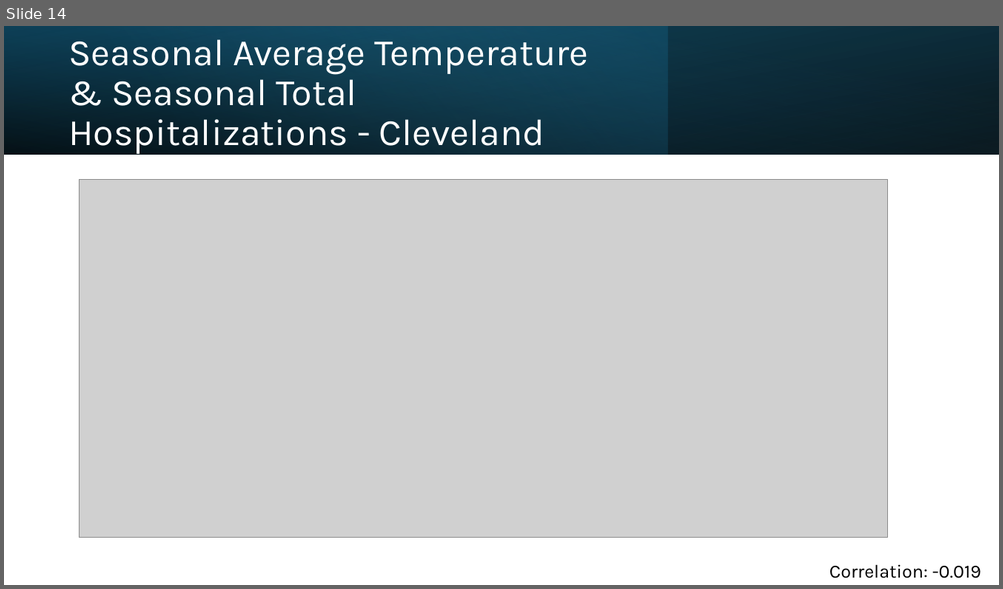
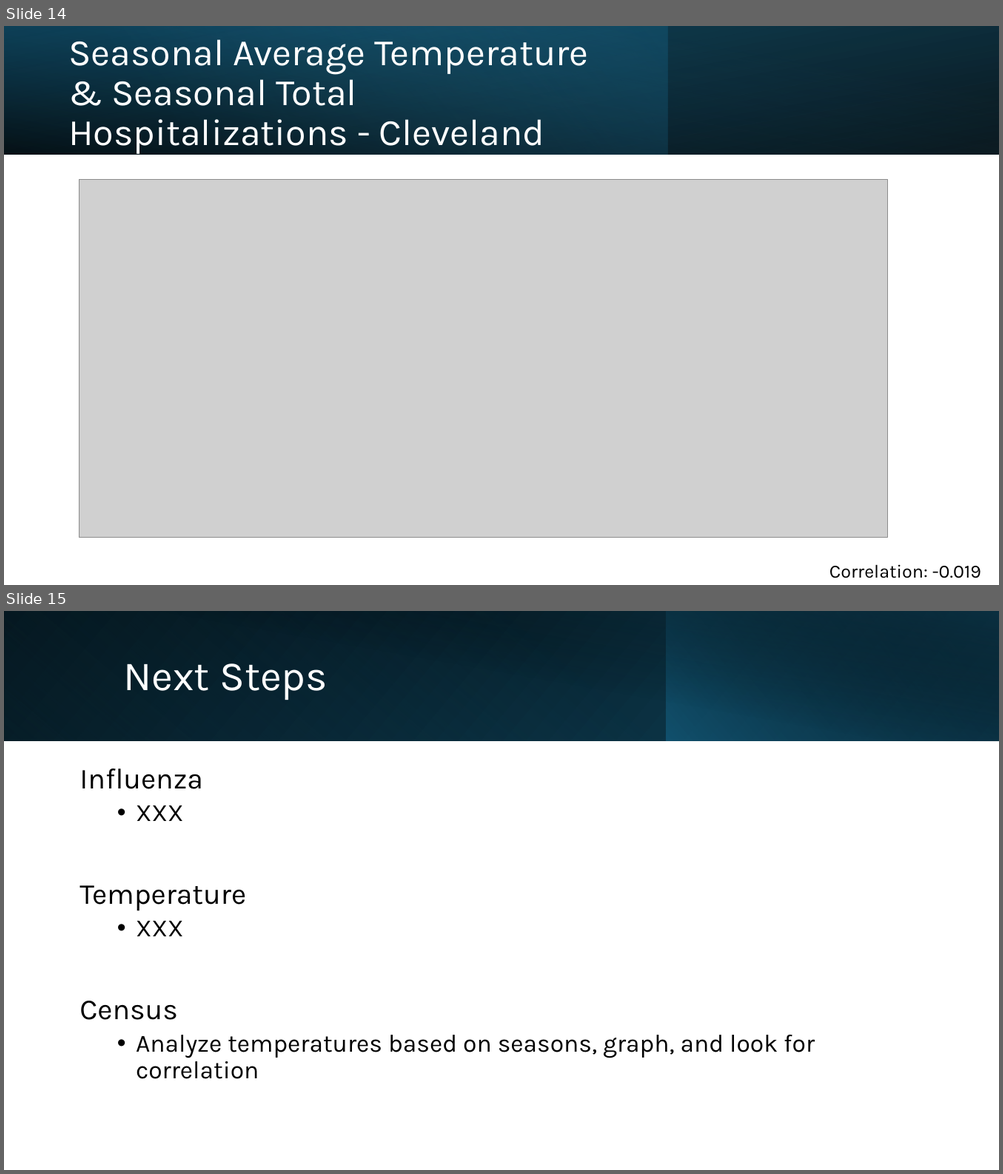
Before and after one commit to brian-campbell/ai-bootcamp-project-1, a slide deck: Project-1-Presentation.pptx. Shown one above the other, each under a label of ours: slide 14 before the commit, slides 14 and 15 after it. The pictures are 1003x589 and 1003x1174 pixels, drawn with LibreOffice and Linux fonts; fonts in the diff are those of the drawing; grey boxes stand for pictures. Boxes give left, top, right and bottom in pixels: in the first picture for what was removed or moved away, otherwise in the second. Text is boxed around its words. In the diff, an @@ line names an element or a change of style, - is before the commit and + after.

Commit message:
Added a slide

```diff
--- a/Project-1-Presentation.pptx
+++ b/Project-1-Presentation.pptx
@@ slide 15 added at box(4, 611, 999, 1170), background #FFFFFF @@
@@ rectangle added at box(4, 611, 999, 741), fill gradient #000000 to #104862 @@
@@ rectangle added at box(4, 611, 666, 741), fill gradient #156082 to #0B3041 @@
@@ rectangle added at box(41, 611, 999, 741), fill gradient #000000 to #0B3041 @@
@@ rectangle added at box(666, 611, 999, 741), fill gradient #156082 to #000000 @@
@@ title added at box(123, 664, 327, 700), 40 pt, text #FFFFFF @@
+Next Steps
@@ text added at box(79, 769, 814, 1079), 24 pt, text #000000 @@
+Influenza
+  • XXX
+Temperature
+  • XXX
+Census
+  • Analyze temperatures based on seasons, graph, and look for correlation
```
